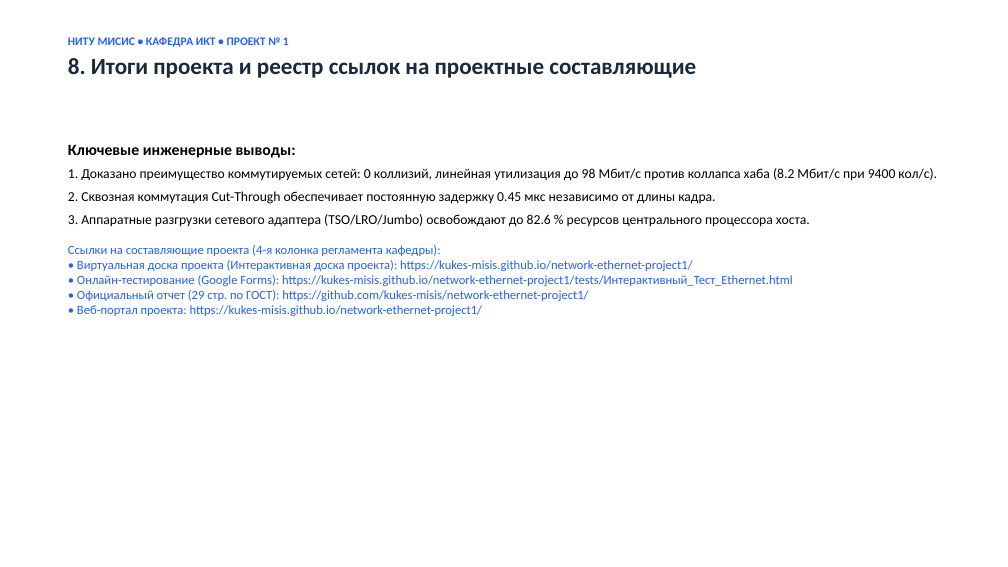
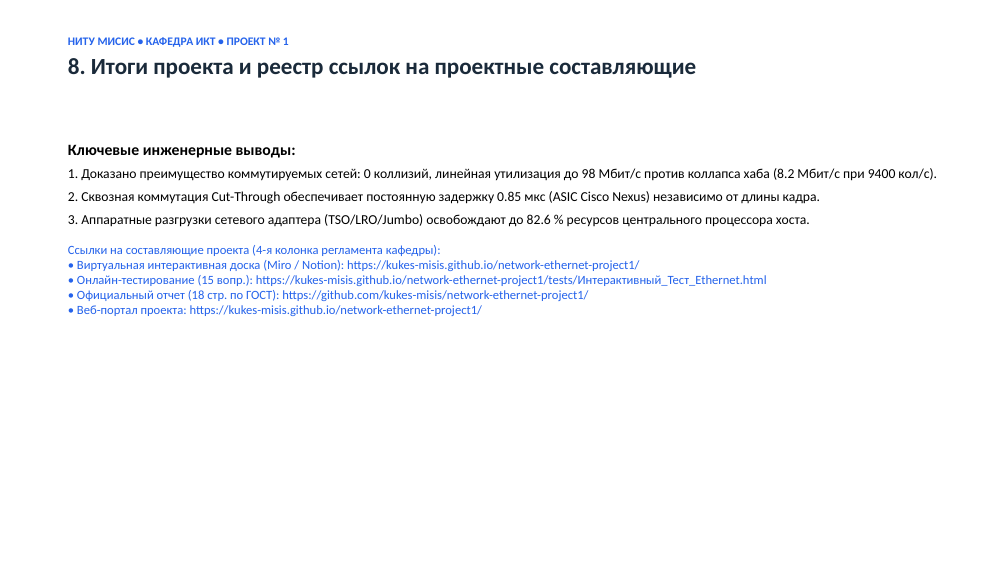
Before and after one commit to kukes-misis/network-ethernet-project1, a slide deck: slide 9 of docs/Презентация_ПР4_Проект1_Микитенко_Ерепов.pptx. Drawn at 1008x567 pixels with LibreOffice and Linux fonts; fonts in the diff are those of the drawing. Boxes give left, top, right and bottom in pixels: in the first picture for what was removed or moved away, otherwise in the second. Text is boxed around its words. In the diff, an @@ line names an element or a change of style, - is before the commit and + after.

```diff
--- a/docs/Презентация_ПР4_Проект1_Микитенко_Ерепов.pptx
+++ b/docs/Презентация_ПР4_Проект1_Микитенко_Ерепов.pptx
@@ text at box(68, 191, 820, 204): text changed @@
-2. Сквозная коммутация Cut-Through обеспечивает постоянную задержку 0.45 мкс независимо от длины кадра.
+2. Сквозная коммутация Cut-Through обеспечивает постоянную задержку 0.85 мкс (ASIC Cisco Nexus) независимо от длины кадра.
@@ text at box(68, 245, 767, 316): text changed @@
-Ссылки на составляющие проекта (4-я колонка регламента кафедры):
-• Виртуальная доска проекта (Интерактивная доска проекта): https://kukes-misis.github.io/network-ethernet-project1/
-• Онлайн-тестирование (Google Forms): https://kukes-misis.github.io/network-ethernet-project1/tests/Интерактивный_Тест_Ethernet.html
-• Официальный отчет (29 стр. по ГОСТ): https://github.com/kukes-misis/network-ethernet-project1/
-• Веб-портал проекта: https://kukes-misis.github.io/network-ethernet-project1/
+Ссылки на составляющие проекта (4-я колонка регламента кафедры):
+• Виртуальная интерактивная доска (Miro / Notion): https://kukes-misis.github.io/network-ethernet-project1/
+• Онлайн-тестирование (15 вопр.): https://kukes-misis.github.io/network-ethernet-project1/tests/Интерактивный_Тест_Ethernet.html
+• Официальный отчет (18 стр. по ГОСТ): https://github.com/kukes-misis/network-ethernet-project1/
+• Веб-портал проекта: https://kukes-misis.github.io/network-ethernet-project1/
```
Also in this commit, not shown: 3 other slides changed, 4 other files.
